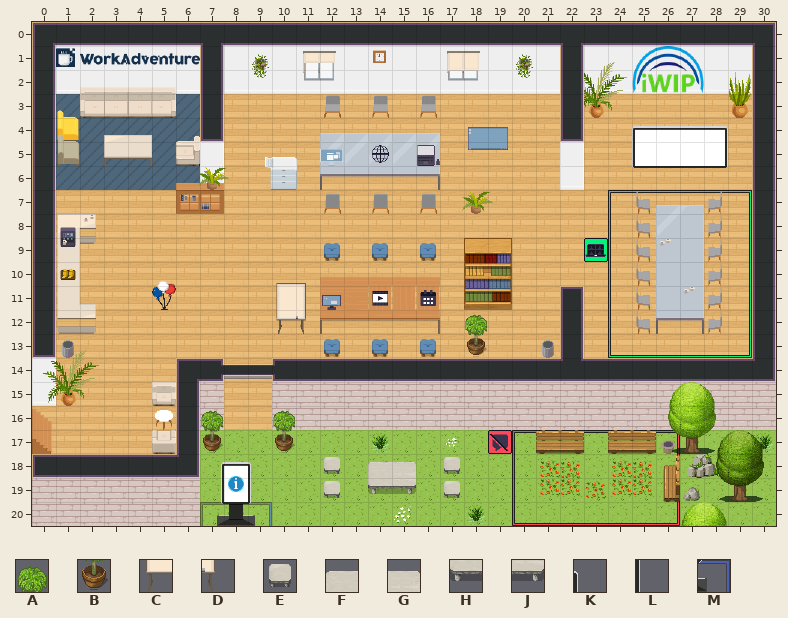
Tiled map (JSON): iwip.tmj. This is how it looked before the edit.
Cells are 32x32 px. Shown: x 0..30, y 0..20.
Key: from "WA_Decoration": A 78, B 90; from "WA_Miscellaneous": C 53, D 55; from "WA_Seats": E 150; from "WA_Tables": F 177, G 178, H 187, J 188; from "WA_User_Interface": K 25, L 38, M 51.
_ is an empty cell.
Layers that did not change in this view are not listed.
Layer "furniture/furniture2" before, first column x 9:
12 _CD______
13 _________
14 _________
15 _________
16 _A_______
17 _B_______
18 K__E_FG_E
19 L__E_HJ_E
20 M________
Now the later version:
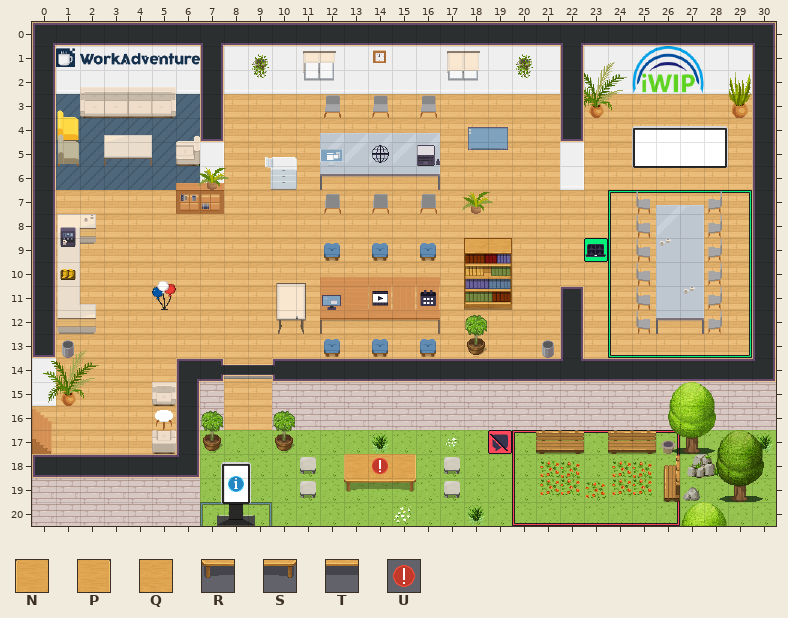
Further tiles: from "WA_Tables": N 172, P 173, Q 175, R 182, S 183, T 185; from "WA_User_Interface": U 106.
What changed:
Changed rows in their new state; . is an unchanged cell.
Layer "furniture/furniture2":
first column x 11:
18 E_NQP
19 E_RTS
Layer "furniture/furniture3":
first column x 14:
18 U
Changed places in both pictures, as pixel boxes (x1, y1, x2, y2):
changed: (300, 454, 416, 498)
